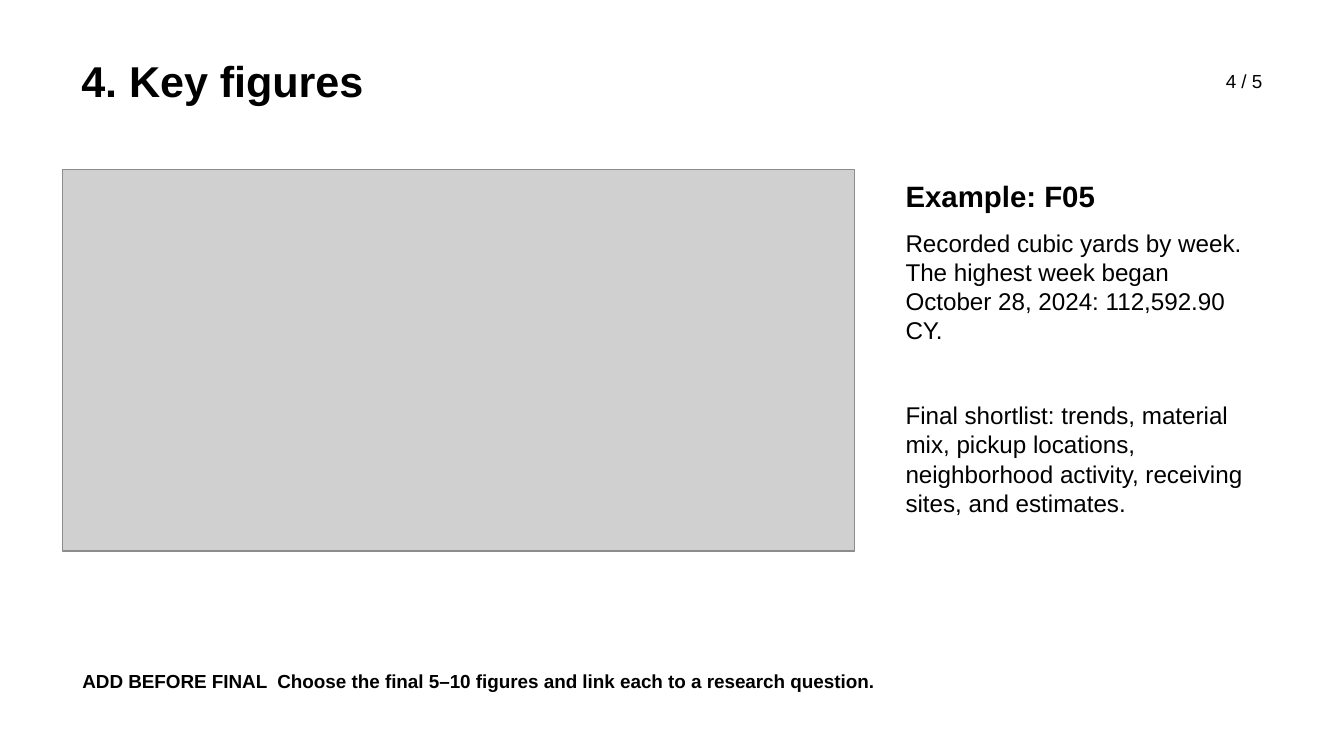
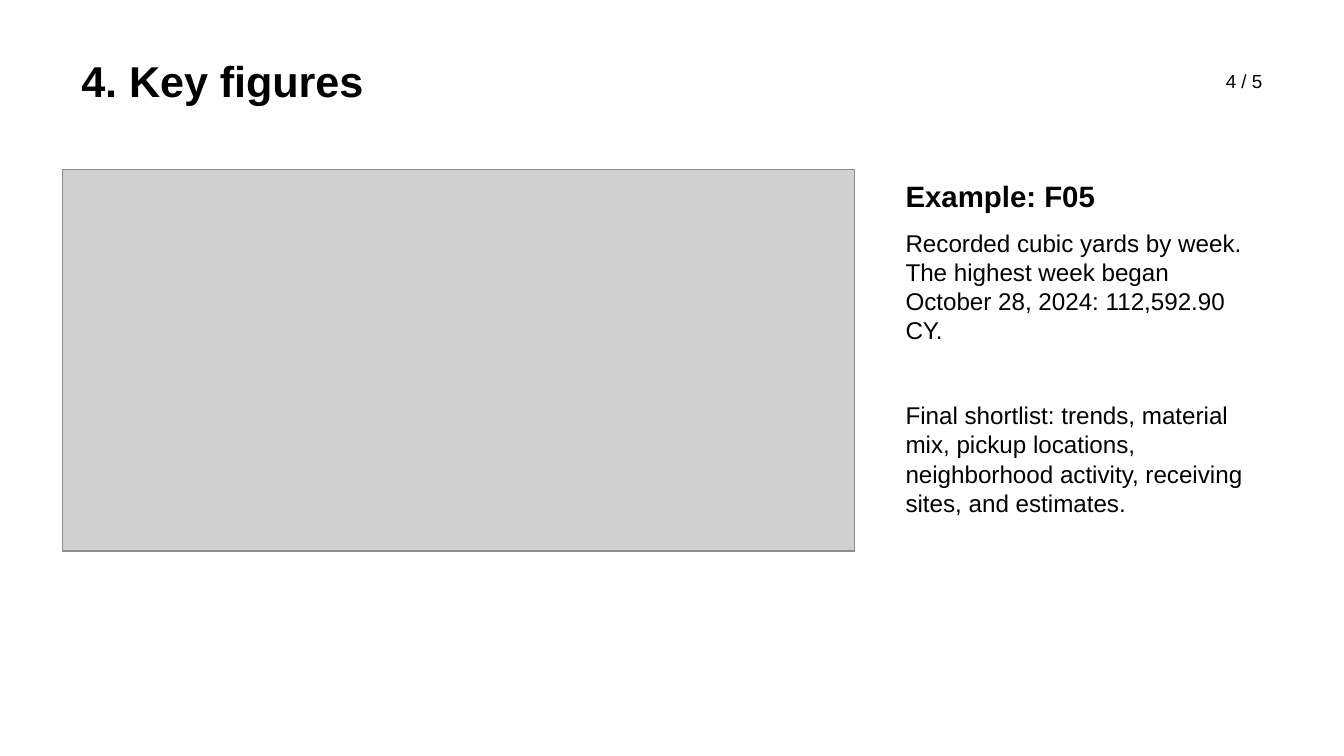
Before and after one commit to m-ark-han/Ticket-Data-Visualizations, a slide deck: slide 4 of presentation/DebrisInsight_five_slide_draft.pptx. Drawn at 1344x756 pixels with LibreOffice and Linux fonts; fonts in the diff are those of the drawing; grey boxes stand for pictures. Boxes give left, top, right and bottom in pixels: in the first picture for what was removed or moved away, otherwise in the second. Text is boxed around its words. In the diff, an @@ line names an element or a change of style, - is before the commit and + after.

```diff
--- a/presentation/DebrisInsight_five_slide_draft.pptx
+++ b/presentation/DebrisInsight_five_slide_draft.pptx
@@ text removed at [82,674,874,692] @@
-ADD BEFORE FINAL Choose the final 5–10 figures and link each to a research question.
```
Also in this commit, not shown: 4 other slides changed.
